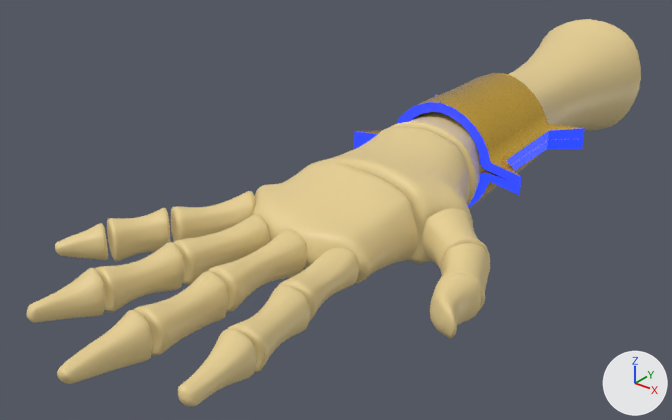
A saved change to the FBX model Assets/3D/hand.fbx.
The view is the same before and after, from a 50 mm camera at (2.44, -4.12, 1.9) aimed at (-0.19, -0.83, -0.14). Arrows for +X, +Y and +Z are at lower right; the lights stay in place. Where no turn or scale is listed for an object, it has been applied to the vertices.

Names of what the first picture shows: 'cuffs', 'hand'.
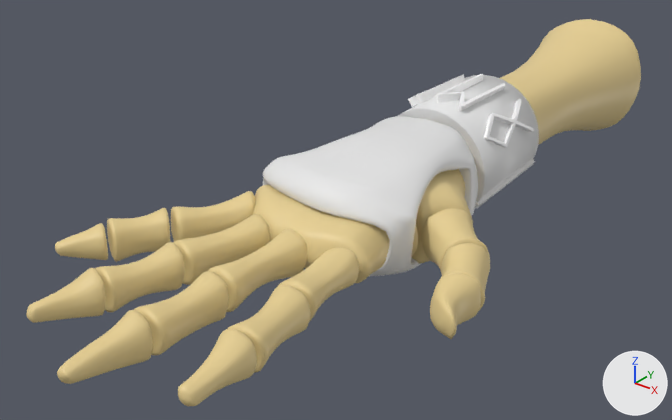
What differs and where, as boxes (x1, y1, x2, y2) in the pictures (672 x 420 px):
'hand_mechanism', added
    after: (263, 116, 478, 277)
'cuffs', deleted
    before: (354, 73, 585, 207)
    faces in mat_chain_link (yellow #ffcf52): (355, 73, 582, 206)
    faces in mat_cuffsenergymat (purple #3e00e7): (354, 95, 585, 207)
'handcuffs', added
    after: (398, 74, 539, 209)
    faces in mat_cuffs (white #e7e7e7): (398, 75, 539, 209)
    faces in mat_energy (white #ffffff): (408, 74, 534, 147)

What changed in the scene script:
```text
Add mat_cuffs:
    mat_cuffs = principled_material('cuffs')
    mat_cuffs.base_color = (0.8, 0.8, 0.8)  # white #e7e7e7
Add mat_energy:
    mat_energy = principled_material('energy')
    mat_energy.base_color = (1.0, 1.0, 1.0)  # white #ffffff
    mat_energy.roughness = 0.4
Add me_cube_151:
    me_cube_151.from_pydata(...)  # 2178 vertices, 2176 faces; spans x -0.415..0.476, y -1.336..-0.34, z -0.29..0.289
    me_cube_151.materials.append(mat_cuffs)  # white #e7e7e7
Add me_cylinder_006:
    me_cylinder_006.from_pydata(...)  # 3212 vertices, 4710 faces; spans x -0.34..0.347, y -0.347..0.347, z -0.35..0.347
    # faces by material slot: [184, 4526]
    me_cylinder_006.materials.append(mat_cuffs)  # white #e7e7e7
    me_cylinder_006.materials.append(mat_energy)  # white #ffffff
Remove ob_cuffs:
    ob_cuffs = bpy.data.objects.new('cuffs', me_cylinder_001)
    ob_cuffs.location = (0.0, 0.0, 0.0)
Add ob_hand_mechanism:
    ob_hand_mechanism = bpy.data.objects.new('hand_mechanism', me_cube_151)
    ob_hand_mechanism.location = (0.0, 0.0, 0.0)
Add ob_handcuffs:
    ob_handcuffs = bpy.data.objects.new('handcuffs', me_cylinder_006)
    ob_handcuffs.location = (-0.002, 0.0, -0.003)
```
